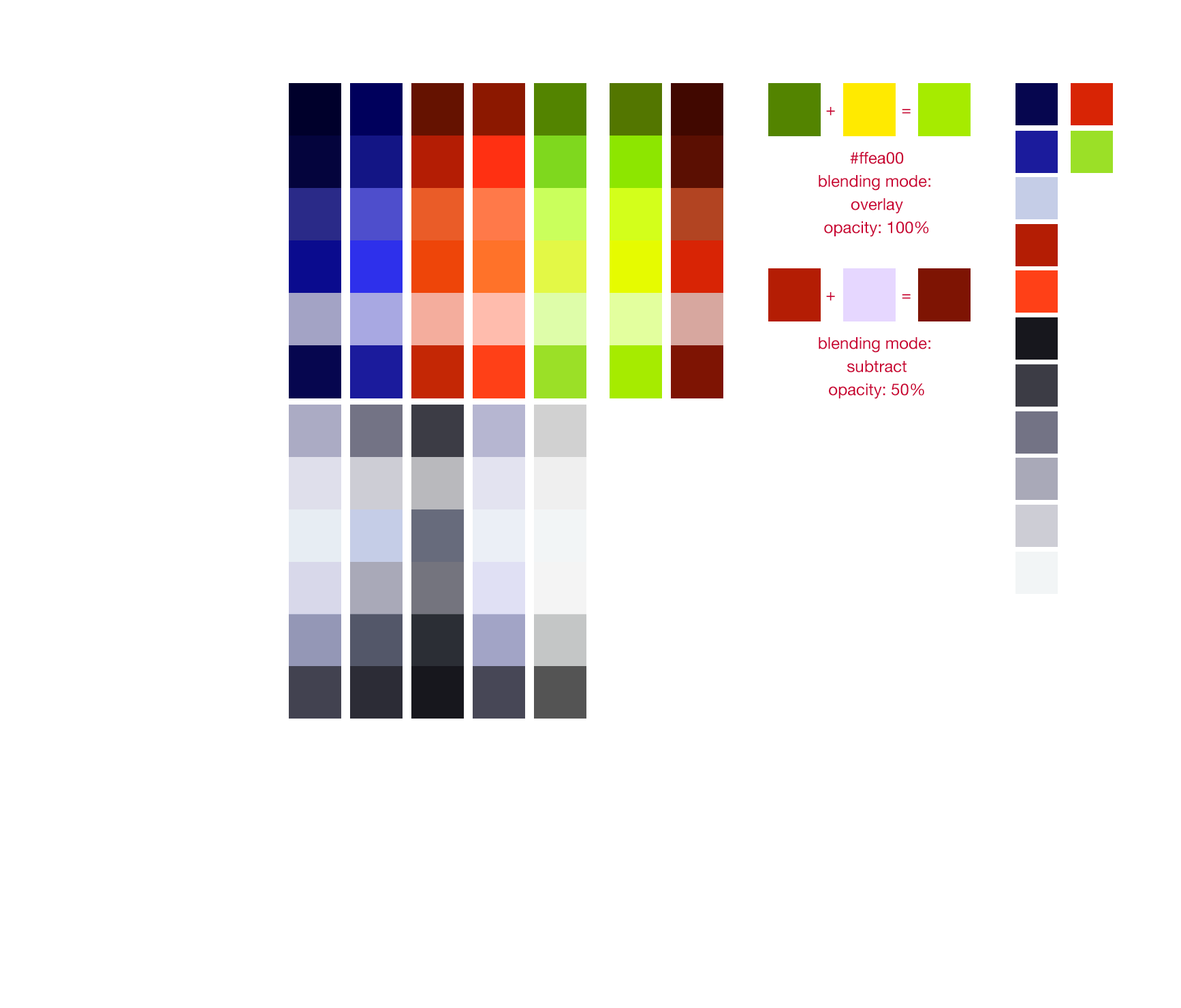
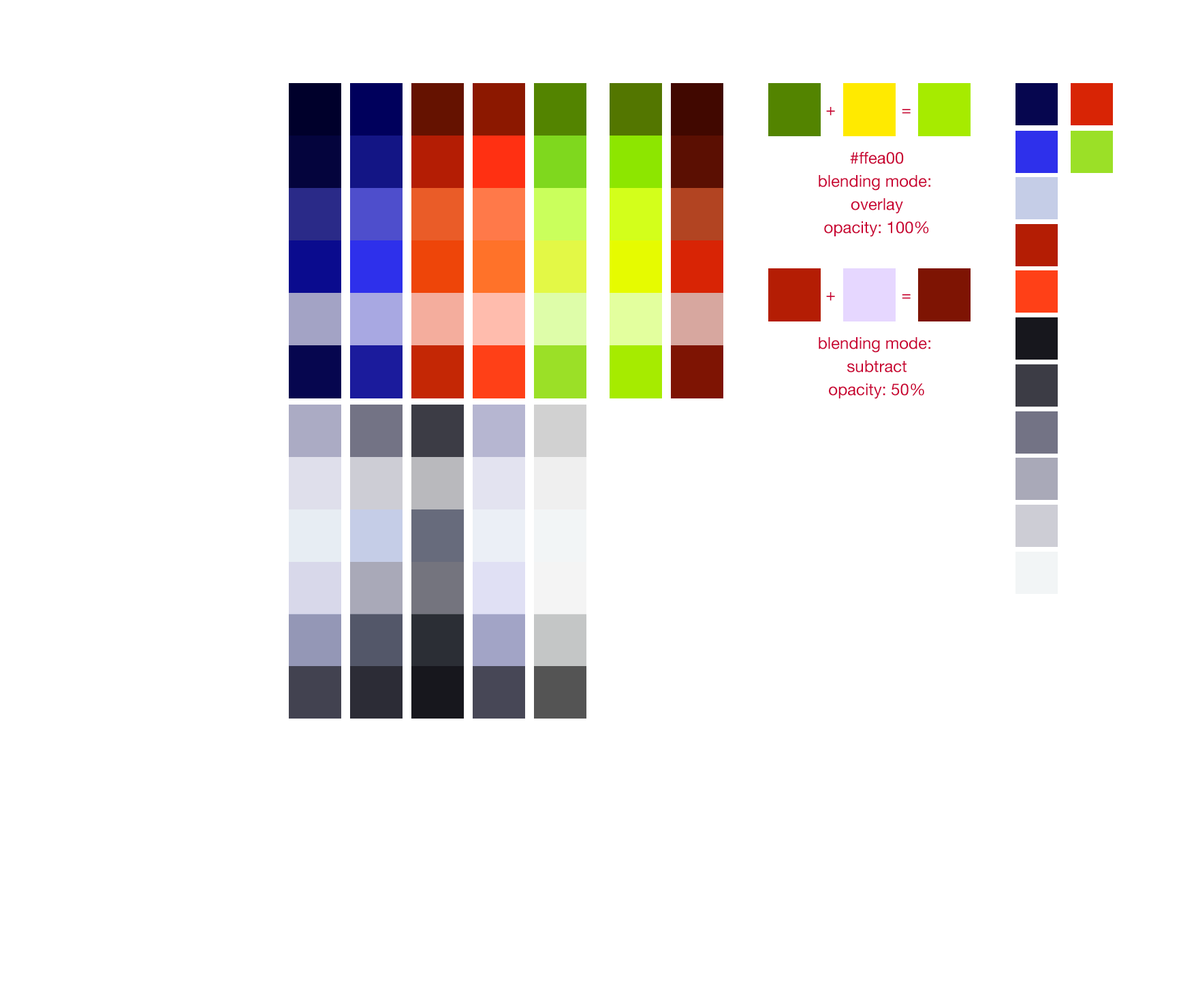
Layered file, before and after one edit (1181x1008). Changes by layer:
painted on "Rectangle 2 copy" over [left=1015, top=130, right=1059, bottom=174]
